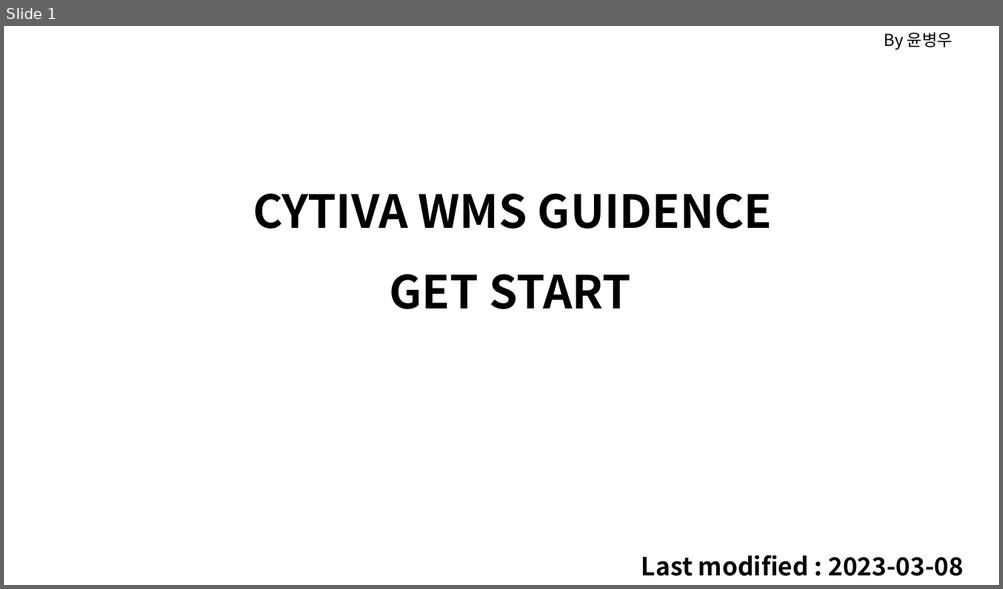
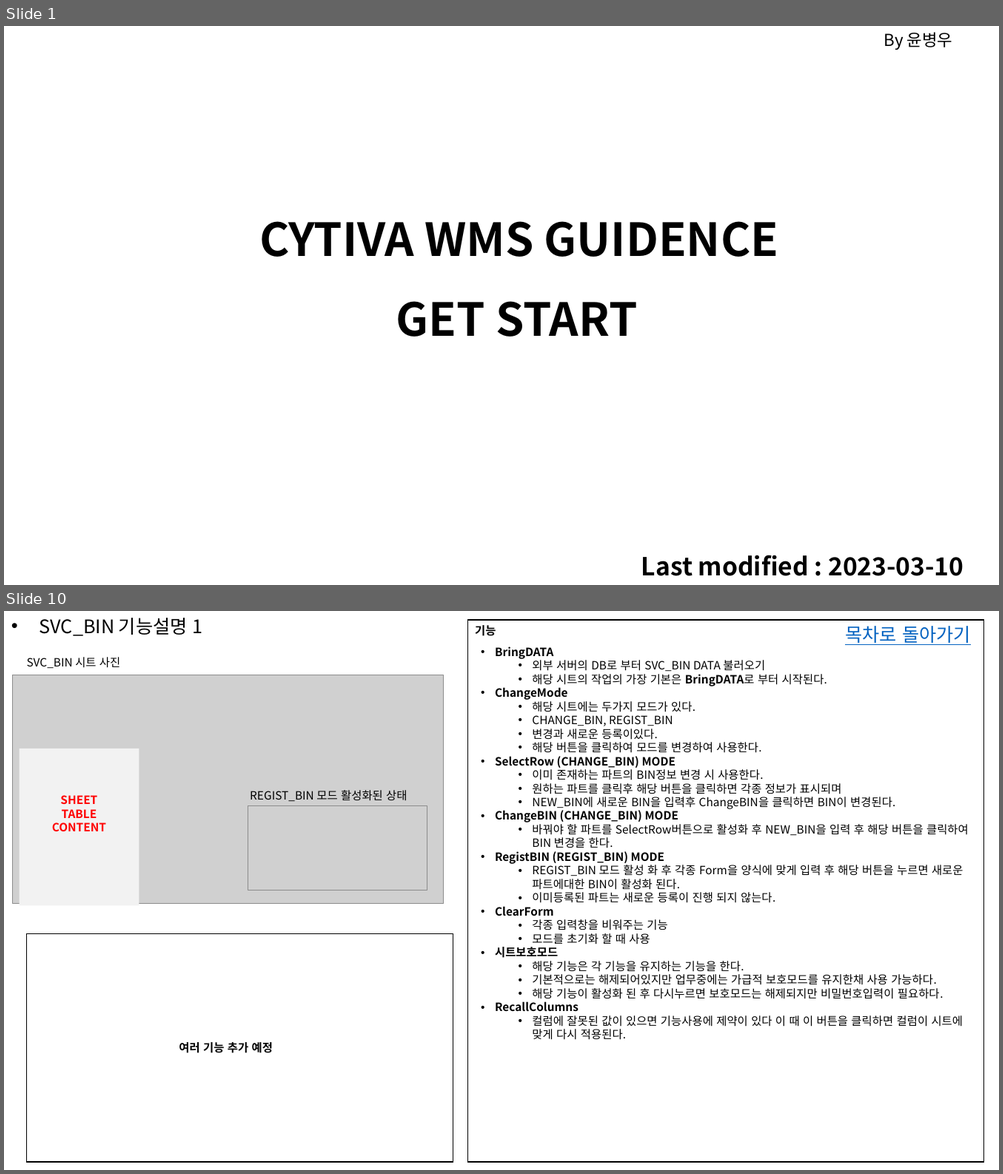
Before and after one commit to Themath93/warehouse-management-system, a slide deck: xlwings_job/cytiva_user_guide.pptx. Shown one above the other, each under a label of ours: slide 1 before the commit, slides 1 and 10 after it; the slides between them are not shown. The pictures are 1003x589 and 1003x1174 pixels, drawn with LibreOffice and Linux fonts; fonts in the diff are those of the drawing; grey boxes stand for pictures. Boxes give left, top, right and bottom in pixels: in the first picture for what was removed or moved away, otherwise in the second. Text is boxed around its words. In the diff, an @@ line names an element or a change of style, - is before the commit and + after.

```diff
--- a/xlwings_job/cytiva_user_guide.pptx
+++ b/xlwings_job/cytiva_user_guide.pptx
@@ slide 10 added at (4, 611, 999, 1170), background #FFFFFF @@
@@ text added at (40, 618, 203, 636), 18 pt, text #000000 @@
+• SVC_BIN 기능설명 1
@@ rectangle added at (467, 620, 984, 1162), outline #000000 1 pt @@
@@ text added at (475, 625, 495, 636), 11 pt, text #000000, bold @@
+기능
@@ text added at (845, 626, 970, 645), 18 pt, text #0563C1, underline @@
+목차로 돌아가기
@@ text added at (495, 647, 968, 1040), 11 pt, text #000000 @@
+• BringDATA
+  • 외부 서버의 DB로 부터 SVC_BIN DATA 불러오기
+  • 해당 시트의 작업의 가장 기본은 BringDATA로 부터 시작된다.
+• ChangeMode
+  • 해당 시트에는 두가지 모드가 있다.
+  • CHANGE_BIN, REGIST_BIN
+  • 변경과 새로운 등록이있다.
+  • 해당 버튼을 클릭하여 모드를 변경하여 사용한다.
+• SelectRow (CHANGE_BIN) MODE
+  • 이미 존재하는 파트의 BIN정보 변경 시 사용한다.
+  • 원하는 파트를 클릭후 해당 버튼을 클릭하면 각종 정보가 표시되며
+  • NEW_BIN에 새로운 BIN을 입력후 ChangeBIN을 클릭하면 BIN이 변경된다.
+• ChangeBIN (CHANGE_BIN) MODE
+  • 바꿔야 할 파트를 SelectRow버튼으로 활성화 후 NEW_BIN을 입력 후 해당 버튼을 클릭하여 BIN 변경을 한다.
+• RegistBIN (REGIST_BIN) MODE
+  • REGIST_BIN 모드 활성 화 후 각종 Form을 양식에 맞게 입력 후 해당 버튼을 누르면 새로운 파트에대한 BIN이 활성화 된다.
+  • 이미등록된 파트는 새로운 등록이 진행 되지 않는다.
+• ClearForm
+  • 각종 입력창을 비워주는 기능
+  • 모드를 초기화 할 때 사용
+• 시트보호모드
+  • 해당 기능은 각 기능을 유지하는 기능을 한다.
+  • 기본적으로는 해제되어있지만 업무중에는 가급적 보호모드를 유지한채 사용 가능하다.
+  • 해당 기능이 활성화 된 후 다시누르면 보호모드는 해제되지만 비밀번호입력이 필요하다.
+• RecallColumns
+  • 컬럼에 잘못된 값이 있으면 기능사용에 제약이 있다 이 때 이 버튼을 클릭하면 컬럼이 시트에 맞게 다시 적용된다.
@@ picture added at (13, 675, 444, 904) @@
@@ text added at (27, 657, 120, 668), 11 pt, text #000000 @@
+SVC_BIN 시트 사진
@@ rectangle added at (19, 749, 138, 906), fill #F2F2F2 @@
@@ text added at (52, 795, 106, 832), 11 pt, text #FF0000, bold @@
+SHEET TABLE
+CONTENT
@@ picture added at (248, 806, 427, 891) @@
@@ text added at (250, 790, 407, 801), 11 pt, text #000000 @@
+REGIST_BIN 모드 활성화된 상태
@@ rectangle added at (26, 934, 453, 1162), outline #000000 1 pt @@
@@ text added at (179, 1042, 273, 1054), 11 pt, text #000000, bold @@
+여러 기능 추가 예정
@@ slide 1 changed as well @@
@@ text "CYTIVA WMS GUIDENCE": place and size @@
-text "CYTIVA WMS GUIDENCE" at (253, 193, 772, 229)
+text "CYTIVA WMS GUIDENCE" at (259, 221, 779, 257)
@@ text "GET START": place and size @@
-text "GET START" at (390, 274, 631, 309)
+text "GET START" at (395, 301, 637, 337)
@@ text at (641, 555, 963, 577): text changed @@
-Last modified : 2023-03-08
+Last modified : 2023-03-10
```
Also in this commit, not shown: 22 other slides added, 2 slides removed, 7 other files.
